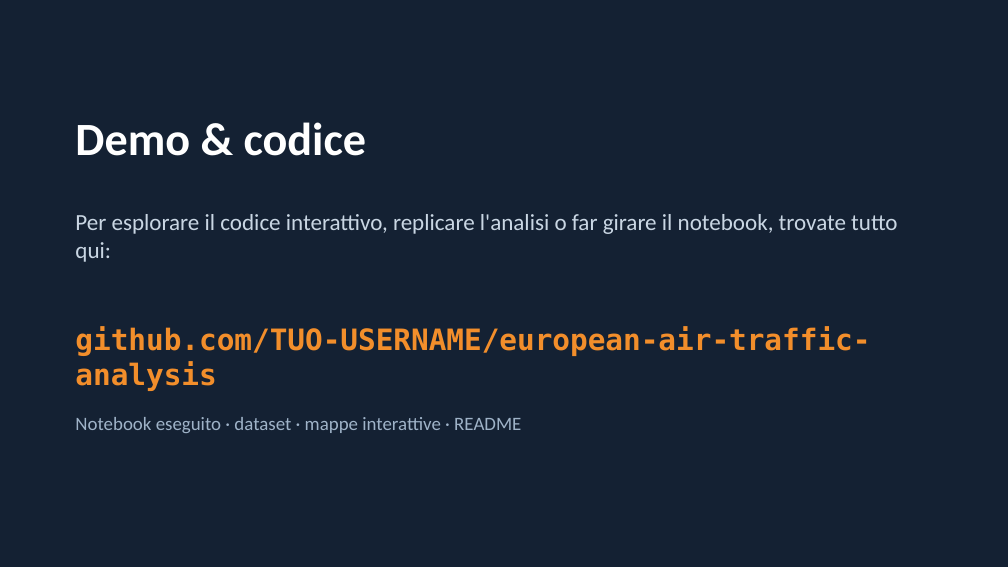
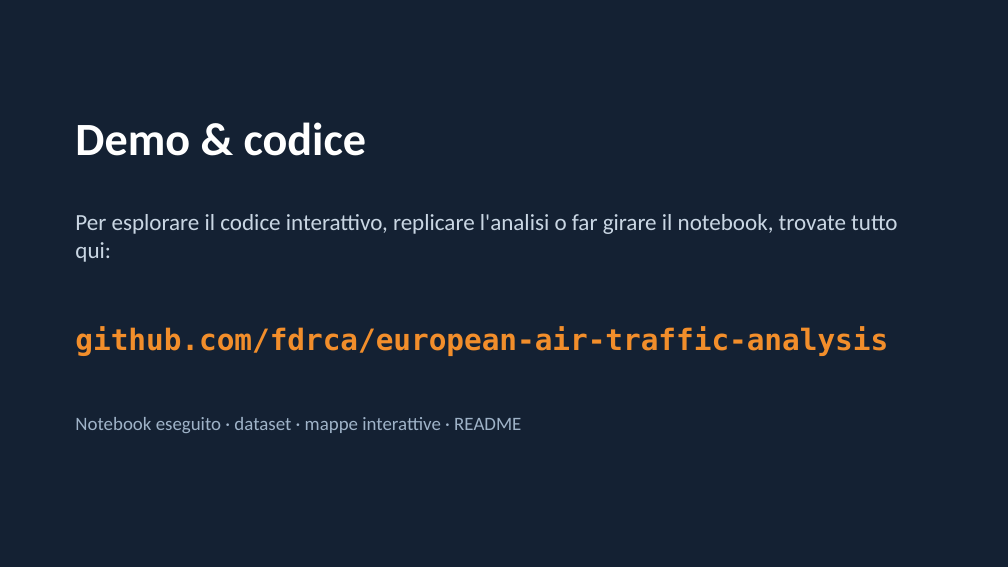
Before and after one commit to fdrca/european-air-traffic-analysis, a slide deck: slide 18 of presentazione_traffico_aereo_europa.pptx. Drawn at 1008x567 pixels with LibreOffice and Linux fonts; fonts in the diff are those of the drawing. Boxes give left, top, right and bottom in pixels: in the first picture for what was removed or moved away, otherwise in the second. Text is boxed around its words. In the diff, an @@ line names an element or a change of style, - is before the commit and + after.

Commit message:
Aggiornato link

```diff
--- a/presentazione_traffico_aereo_europa.pptx
+++ b/presentazione_traffico_aereo_europa.pptx
@@ text at (x1=75, y1=326, x2=888, y2=356): text changed @@
-github.com/TUO-USERNAME/european-air-traffic-analysis
+github.com/fdrca/european-air-traffic-analysis
```
